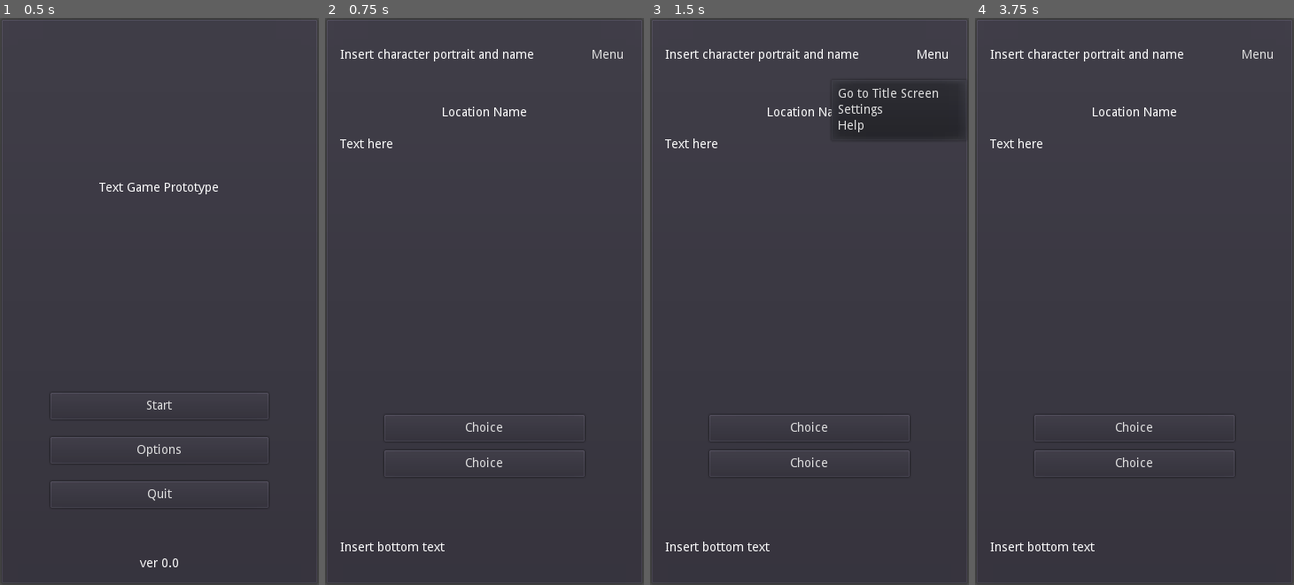
Above: before the commit, frames 1-4 (left to right).
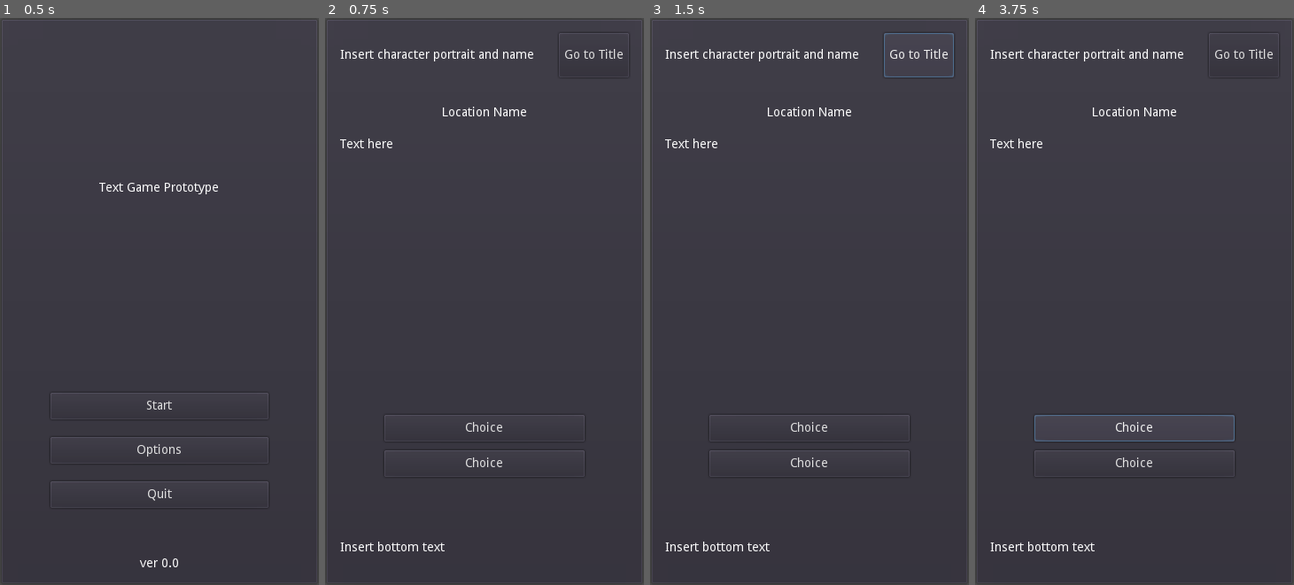
Above: after the commit, the same moments.

Repository: philipuriarte/A-Churchyard-of-Orphans
Game: Godot game, scene res://scenes/main.tscn
Two runs of this game, one before a commit and one after it. Both use one fixed random seed, a clock stepped at 60 frames per second and the inputs below.
Inputs (mouse positions are in pixels of both pictures, inside the frame that each line leads up to):
- Up to frame 1 (0.5 s): no input
- Up to frame 2 (0.75 s): click "Start" at 0.5 s
- Up to frame 3 (1.5 s): click (933, 57) at 1.25 s, where only the run before the commit has a clickable "Menu"
- Up to frame 4 (3.75 s): click (1242, 57) at 2 s, where only the run after the commit has a clickable "Go to Title"; click (1242, 57) at 2.75 s, where only the run after the commit has a clickable "Go to Title"; click "Choice" at 3.5 s

Frame 1 is identical in both runs. In frame 2, 0.1% of the frame differs, in the area x 75-94%, y 5-8%; in frame 3, 1.9%, in the area x 56-97%, y 2-21%; in frame 4, 0.4%.

Commit message:
Replace MenuButton with TitleButton

Diff:
--- a/scenes/game_screen_scenes/upper_container.tscn
+++ b/scenes/game_screen_scenes/upper_container.tscn
@@ -10,14 +10,13 @@
 
 [node name="UpperText" type="Label" parent="."]
 margin_top = 18.0
-margin_right = 294.0
+margin_right = 263.0
 margin_bottom = 32.0
 size_flags_horizontal = 3
 text = "Insert character portrait and name"
 
-[node name="MenuButton" type="MenuButton" parent="."]
-margin_left = 298.0
+[node name="TitleButton" type="Button" parent="."]
+margin_left = 267.0
 margin_right = 346.0
 margin_bottom = 50.0
-text = "Menu"
-items = [ "Go to Title Screen", null, 0, false, false, 0, 0, null, "", false, "Settings", null, 0, false, false, 1, 0, null, "", false, "Help", null, 0, false, false, 2, 0, null, "", false ]
+text = "Go to Title"
